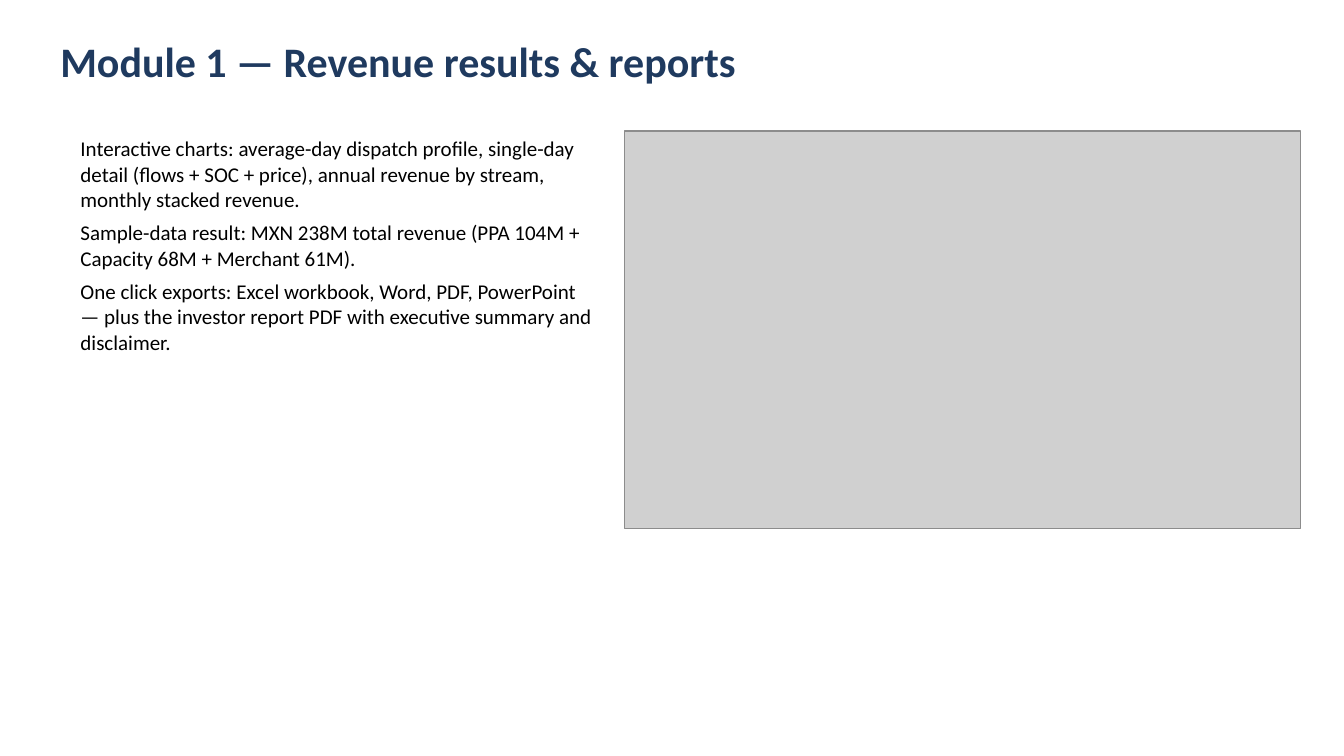
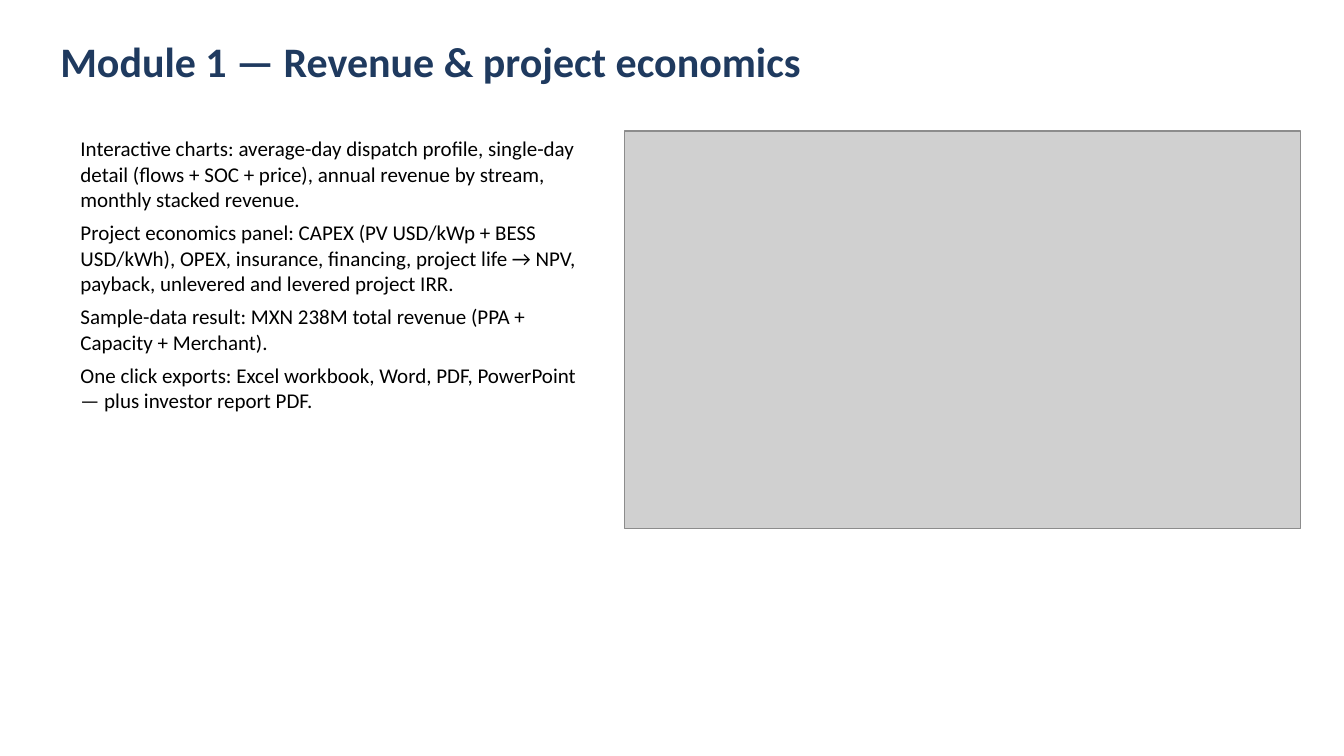
Before and after one commit to claudioalemany-max/Optimus_Mexico, a slide deck: slide 7 of docs/Optimus_Mexico_Presentation.pptx. Drawn at 1344x756 pixels with LibreOffice and Linux fonts; fonts in the diff are those of the drawing; grey boxes stand for pictures. Boxes give left, top, right and bottom in pixels: in the first picture for what was removed or moved away, otherwise in the second. Text is boxed around its words. In the diff, an @@ line names an element or a change of style, - is before the commit and + after.

```diff
--- a/docs/Optimus_Mexico_Presentation.pptx
+++ b/docs/Optimus_Mexico_Presentation.pptx
@@ text at (60,47,801,84): text changed @@
-Module 1 — Revenue results & reports
+Module 1 — Revenue & project economics
@@ text at (80,225,576,412): text changed @@
-Sample-data result: MXN 238M total revenue (PPA 104M + Capacity 68M + Merchant 61M).
-One click exports: Excel workbook, Word, PDF, PowerPoint — plus the investor report PDF with executive summary and disclaimer.
+Project economics panel: CAPEX (PV USD/kWp + BESS USD/kWh), OPEX, insurance, financing, project life → NPV, payback, unlevered and levered project IRR.
+Sample-data result: MXN 238M total revenue (PPA + Capacity + Merchant).
+One click exports: Excel workbook, Word, PDF, PowerPoint — plus investor report PDF.
```
Also in this commit, not shown: 7 other slides changed, 26 other files.
